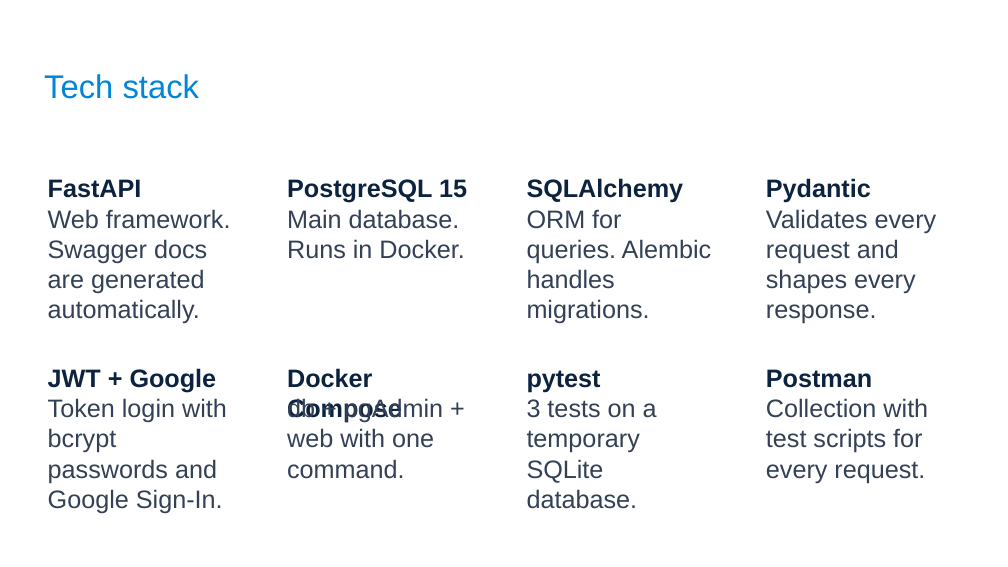
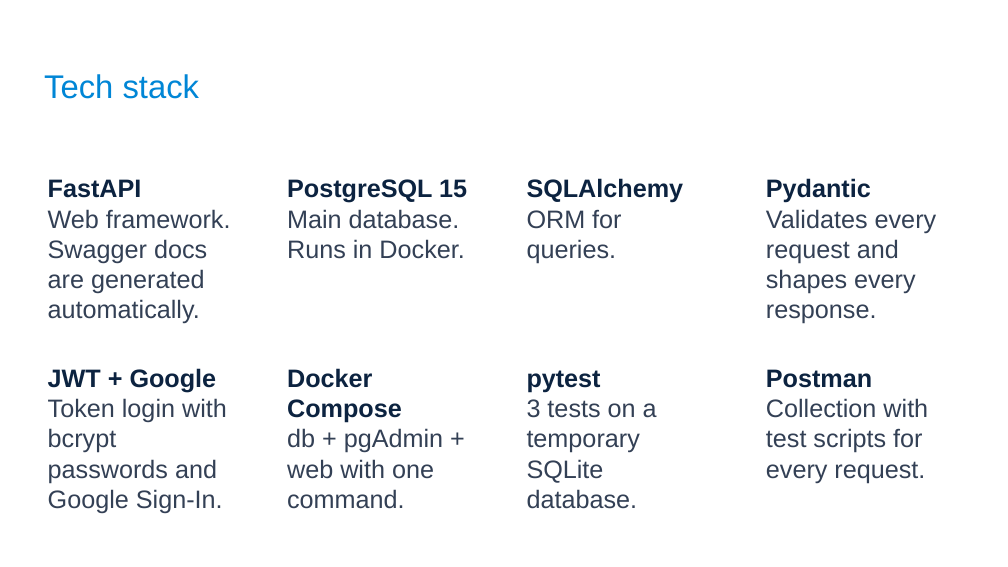
Before and after one commit to Rudrasharma111/inventory, a slide deck: slide 3 of M4ppt.pptx (slide 5 before the commit). Drawn at 1008x567 pixels with LibreOffice and Linux fonts; fonts in the diff are those of the drawing; background and template pictures are left out. Boxes give left, top, right and bottom in pixels: in the first picture for what was removed or moved away, otherwise in the second. Text is boxed around its words. In the diff, an @@ line names an element or a change of style, - is before the commit and + after.

```diff
--- a/M4ppt.pptx
+++ b/M4ppt.pptx
@@ text at <box>527,209,621,264</box>: text changed @@
-ORM for queries. Alembic handles migrations.
+ORM for queries.
@@ text "db + pgAdmin + web ...": place and size @@
-text "db + pgAdmin + web ..." at <box>287,397,443,479</box>
+text "db + pgAdmin + web ..." at <box>287,428,443,509</box>
```
Also in this commit, not shown: 3 other slides changed, 3 slides removed, 12 other files.
